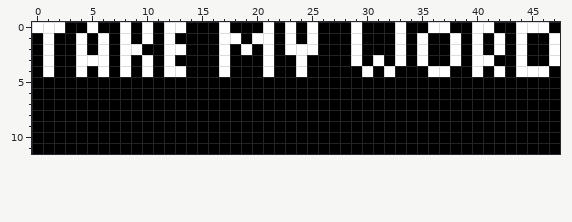
Pixel-art file -- art/lobby-game/give.ase. This is how it looked before the edit.
48x12 pixels, 1 frame.
New version:
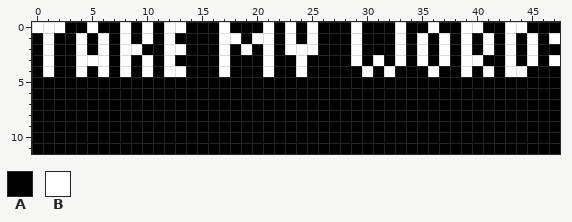
Palette (. is transparent): A #000000  B #ffffff
From old to new:
Colour A replaces colour B in row 0 at x 37, 41 and 45 to 46; in row 1 at x 38, 40, 42 and 44; in row 2 at x 38, 40, 42, 44 and 47; in row 3 at x 38, 41 and 44; in row 4 at x 37, 40, 42 and 45 to 46.
Colour B replaces colour A in row 0 at x 39 and 43; in rows 1 to 2 at x 37, 39, 41, 43 and 45; in row 3 at x 37, 39, 43 and 45; in row 4 at x 39, 41 and 43.
Where, in picture pixels (left, top, right, bottom), the same in both pictures:
changed: (439, 22, 560, 77)
